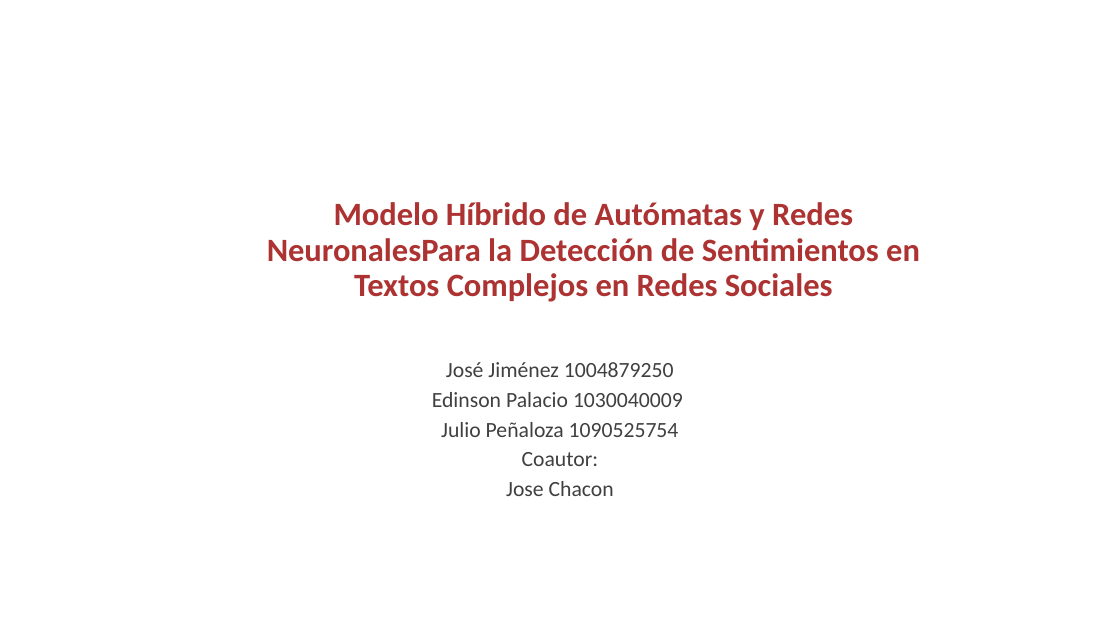
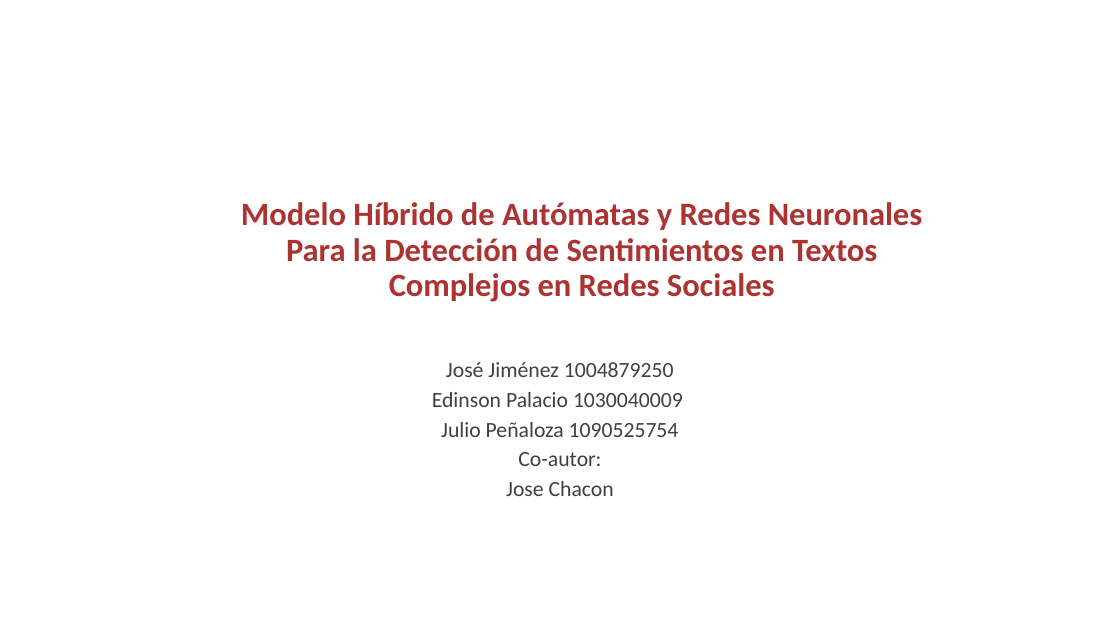
Before and after one commit to Juliope17/Proyecto-final-detector-de-sentimientos-de-rese-as, a slide deck: slide 1 of Modelo_Hibrido_Analisis_Sentimientos_Actualizado.pptx. Drawn at 1120x630 pixels with LibreOffice and Linux fonts; fonts in the diff are those of the drawing; background and template pictures are left out. Boxes give left, top, right and bottom in pixels: in the first picture for what was removed or moved away, otherwise in the second. Text is boxed around its words. In the diff, an @@ line names an element or a change of style, - is before the commit and + after.

```diff
--- a/Modelo_Hibrido_Analisis_Sentimientos_Actualizado.pptx
+++ b/Modelo_Hibrido_Analisis_Sentimientos_Actualizado.pptx
@@ title at (x1=241, y1=202, x2=922, y2=302): spaces changed @@
-Modelo Híbrido de Autómatas y Redes NeuronalesPara la Detección de Sentimientos en Textos Complejos en Redes Sociales
+Modelo Híbrido de Autómatas y Redes Neuronales Para la Detección de Sentimientos en Textos Complejos en Redes Sociales
@@ subtitle at (x1=518, y1=452, x2=601, y2=466): text changed @@
-Coautor:
+Co-autor:
```
Also in this commit, not shown: 3 other slides changed.
